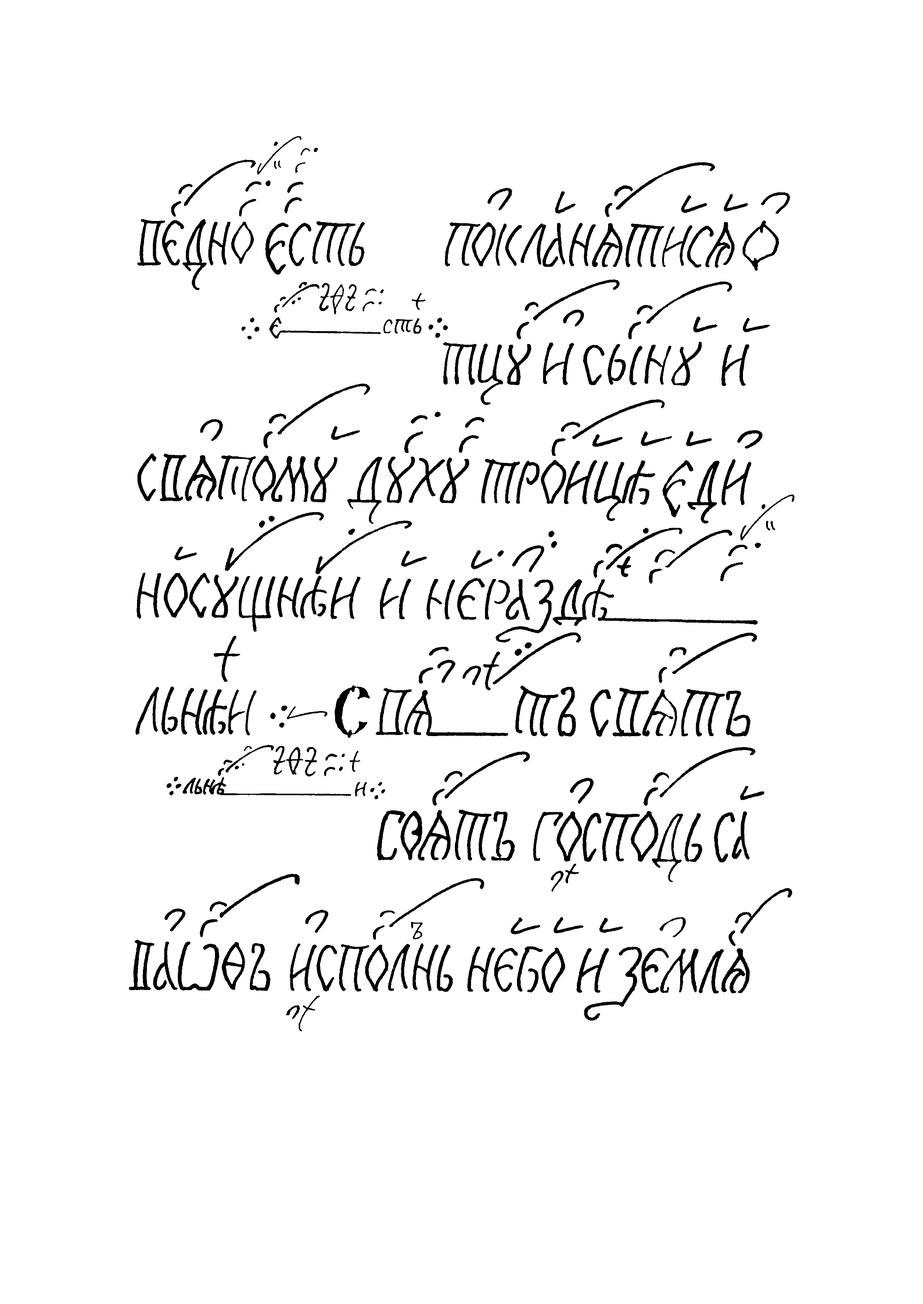
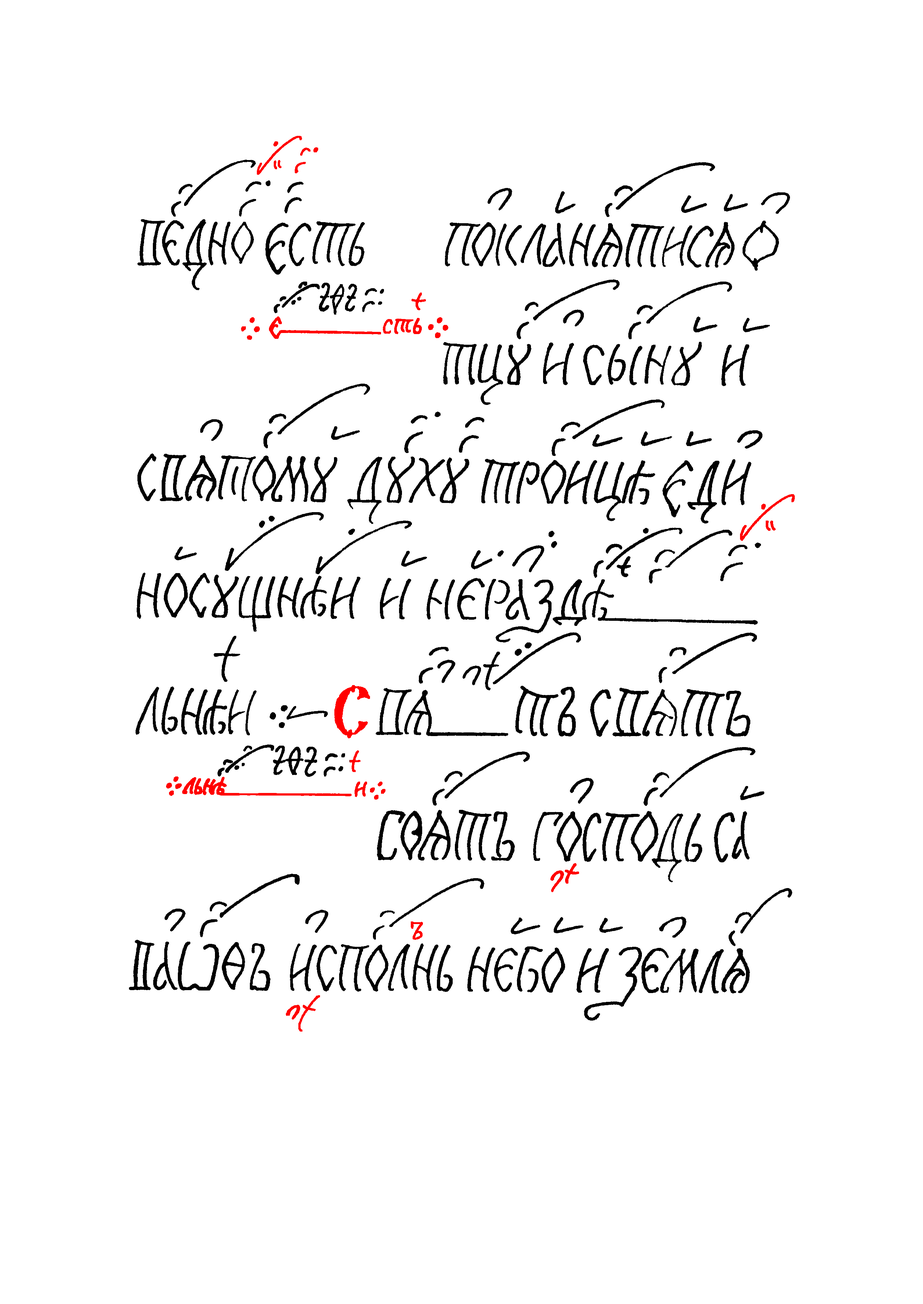
Layer changes from the first 923 × 1304 image to the second:
painted on "Червила" over box(165, 135, 795, 1032)
painted on "Чернила" over box(166, 136, 794, 1032)
